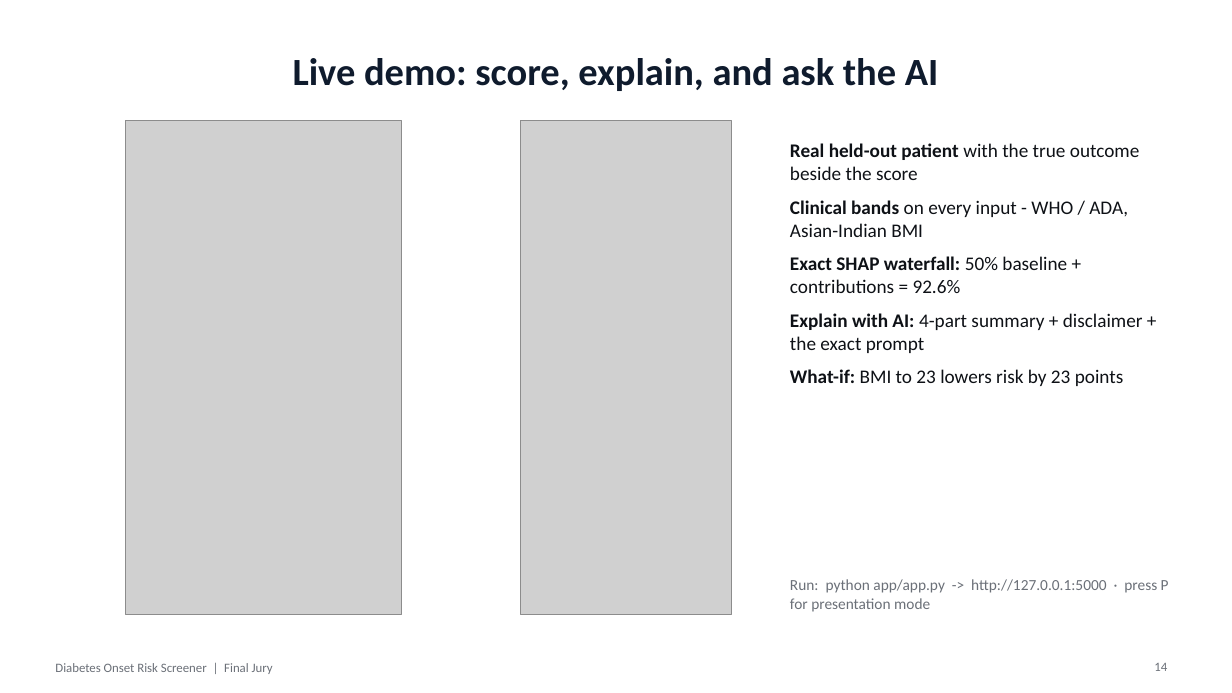
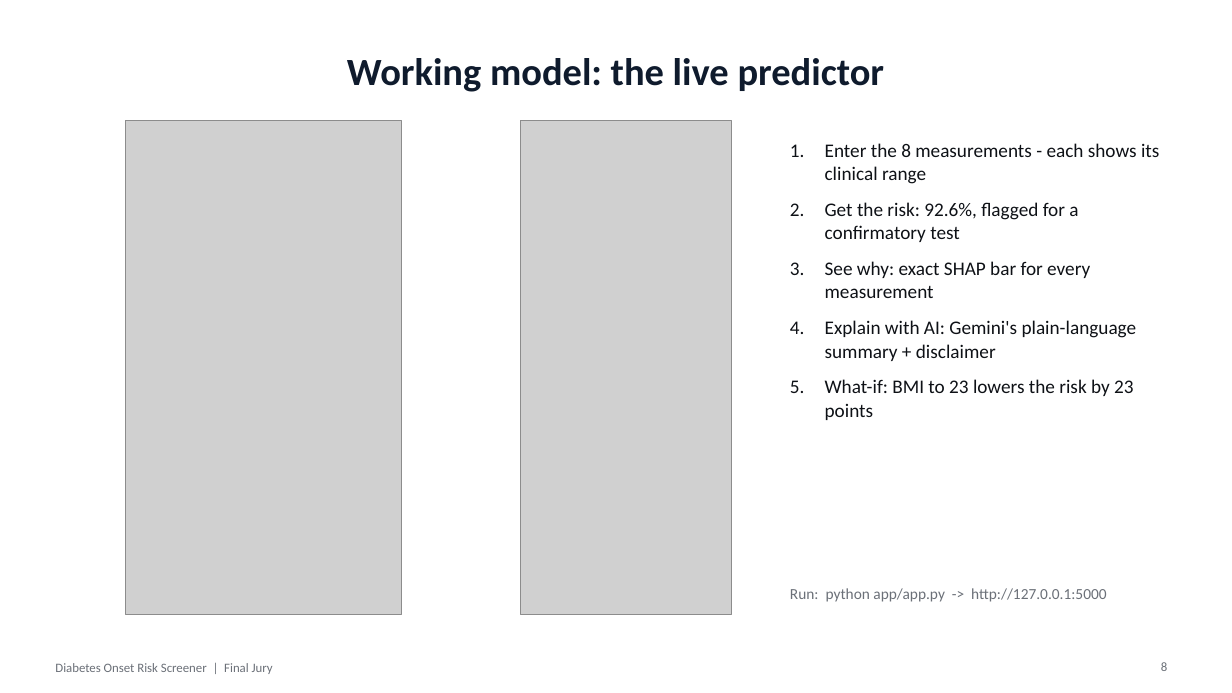
Before and after one commit to prem-maradiya/GenAI-Diabetes-Onset-Prediction, a slide deck: slide 8 of reports/Diabetes_Onset_Prediction_Final_Jury_Deck.pptx (slide 14 before the commit). Drawn at 1232x693 pixels with LibreOffice and Linux fonts; fonts in the diff are those of the drawing; grey boxes stand for pictures. Boxes give left, top, right and bottom in pixels: in the first picture for what was removed or moved away, otherwise in the second. Text is boxed around its words. In the diff, an @@ line names an element or a change of style, - is before the commit and + after.

```diff
--- a/reports/Diabetes_Onset_Prediction_Final_Jury_Deck.pptx
+++ b/reports/Diabetes_Onset_Prediction_Final_Jury_Deck.pptx
@@ title at [347, 58, 885, 92]: text changed @@
-Live demo: score, explain, and ask the AI
+Working model: the live predictor
@@ text at [825, 143, 1159, 420]: text changed @@
-• Real held-out patient with the true outcome beside the score
-• Clinical bands on every input - WHO / ADA, Asian-Indian BMI
-• Exact SHAP waterfall: 50% baseline + contributions = 92.6%
-• Explain with AI: 4-part summary + disclaimer + the exact prompt
-• What-if: BMI to 23 lowers risk by 23 points
+1. Enter the 8 measurements - each shows its clinical range
+2. Get the risk: 92.6%, flagged for a confirmatory test
+3. See why: exact SHAP bar for every measurement
+4. Explain with AI: Gemini's plain-language summary + disclaimer
+5. What-if: BMI to 23 lowers the risk by 23 points
@@ text at [790, 588, 1106, 602]: text changed @@
-Run: python app/app.py -> http://127.0.0.1:5000 · press P for presentation mode
+Run: python app/app.py -> http://127.0.0.1:5000
@@ page number at [1161, 662, 1167, 671]: text changed @@
-14
+8
```
Also in this commit, not shown: 5 other slides changed, 2 slides added, 12 slides removed, 1 other file.
